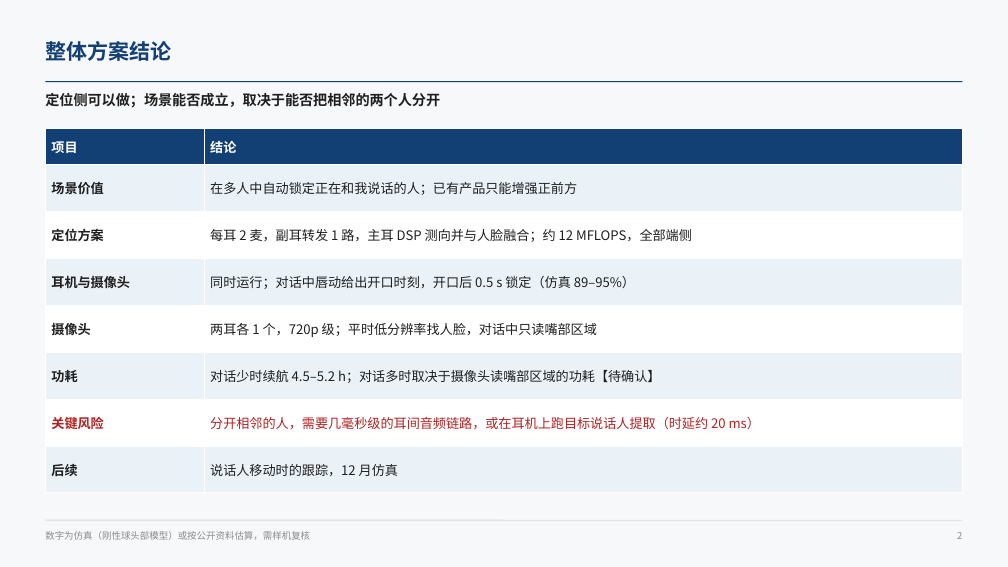
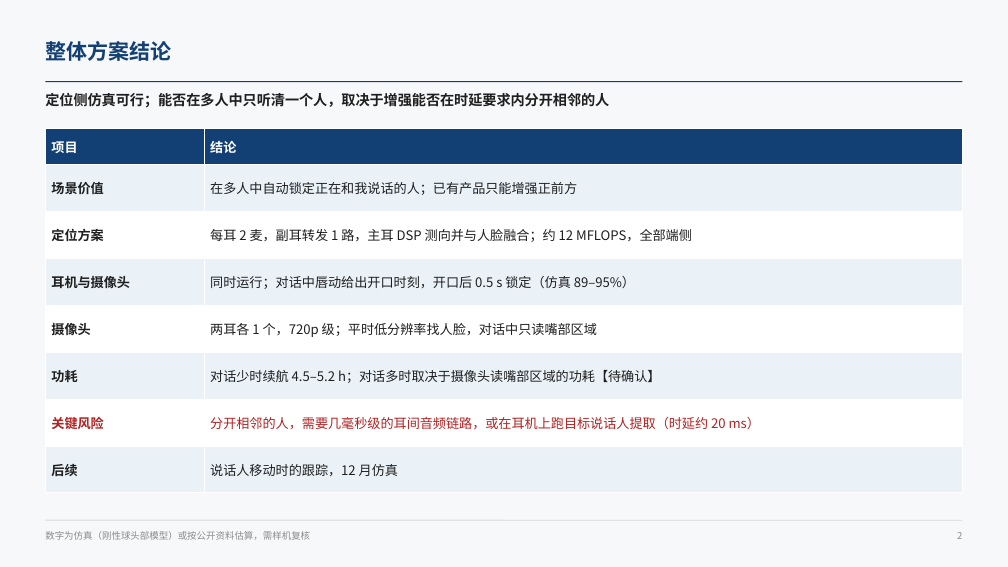
Before and after one commit to ZeroFoxxi/ssl-scene1, a slide deck: slide 2 of 02_耳机声源定位/耳机摄像头听觉辅助_整体设计方案.pptx. Drawn at 1008x567 pixels with LibreOffice and Linux fonts; fonts in the diff are those of the drawing. Boxes give left, top, right and bottom in pixels: in the first picture for what was removed or moved away, otherwise in the second. Text is boxed around its words. In the diff, an @@ line names an element or a change of style, - is before the commit and + after.

```diff
--- a/02_耳机声源定位/耳机摄像头听觉辅助_整体设计方案.pptx
+++ b/02_耳机声源定位/耳机摄像头听觉辅助_整体设计方案.pptx
@@ text at (45,93,609,108): text changed @@
-定位侧可以做；场景能否成立，取决于能否把相邻的两个人分开
+定位侧仿真可行；能否在多人中只听清一个人，取决于增强能否在时延要求内分开相邻的人
```
Also in this commit, not shown: 1 other slide changed, 2 other files.
